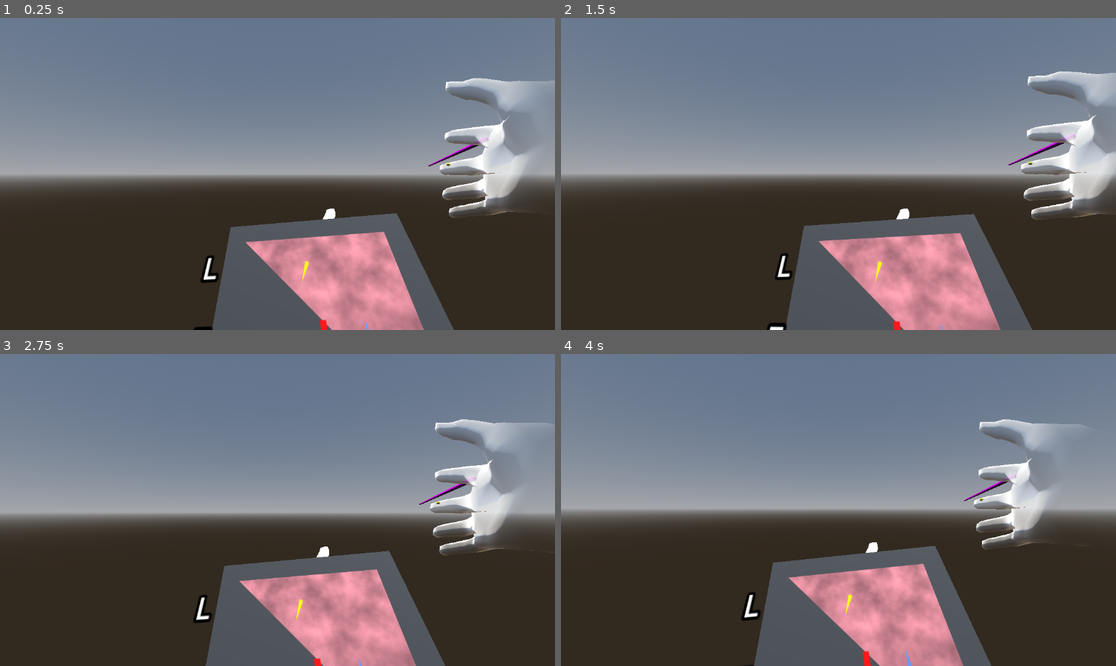
Above: before the commit, frames 1-4 (two rows, left to right).
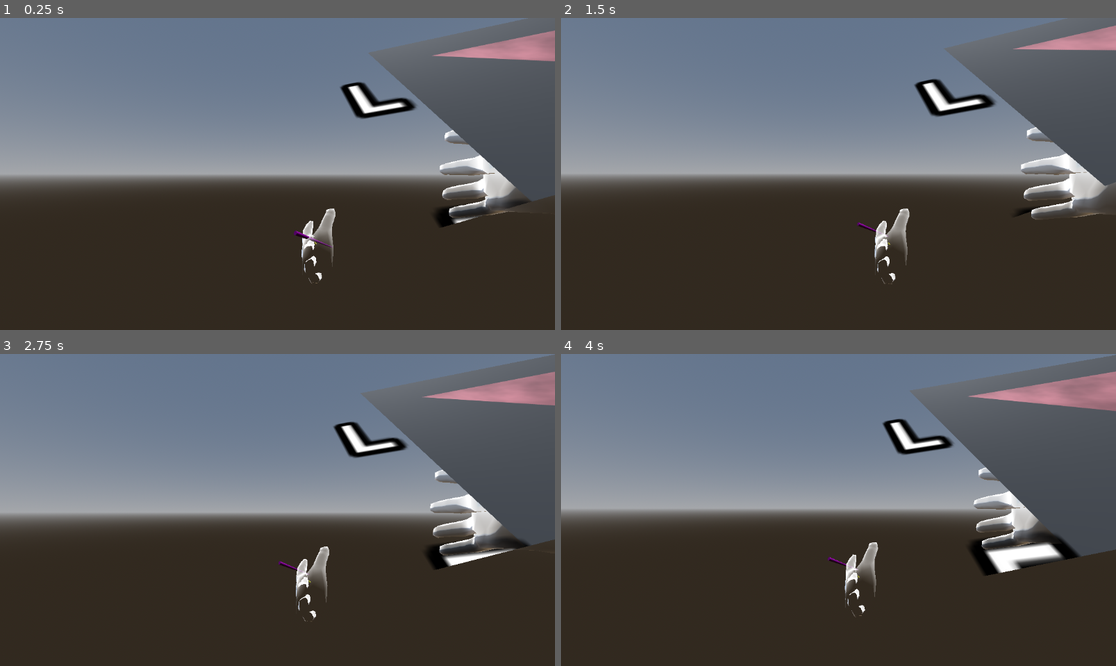
Above: after the commit, the same moments.

Repository: goatchurchprime/vrnailbar
Game: Godot game, scene res://main.tscn
Two runs of this game, one before a commit and one after it. Both use one fixed random seed, a clock stepped at 60 frames per second and the inputs below.
Inputs (mouse positions are in pixels of both pictures, inside the frame that each line leads up to):
- Up to frame 1 (0.25 s): no input
- Up to frame 2 (1.5 s): tap Enter at 0.5 s; move the mouse to (866, 174) at 0.52 s; hold W from 0.53 s (still down); tap P at 0.6 s; click (866, 174) at 0.67 s; tap Space at 1.25 s; move the mouse to (810, 174) at 1.27 s; tap 1 at 1.35 s
- Up to frame 3 (2.75 s): keep holding W; tap Enter at 2 s; move the mouse to (288, 503) at 2.02 s; tap 2 at 2.1 s
- Up to frame 4 (4 s): keep holding W; tap Space at 2.75 s; move the mouse to (832, 516) at 2.77 s; tap 3 at 2.85 s; click (832, 516) at 2.92 s; tap Enter at 3.5 s; move the mouse to (877, 513) at 3.52 s; tap 4 at 3.6 s

The runs differ from the first frame. In frame 1, 25% of the frame differs, in the area x 34-100%, y 0-100%; in frame 2, 24%; in frame 3, 26%; in frame 4, 29%, in the area x 32-100%, y 0-100%.
Error in both runs: Attempt to call function 'get_as_text' in base 'null instance' on a null instance. (res://addons/xr-autohandtracker/openxr_handdata.gd:68)

Commit message:
now programmed for lefties

Diff:
--- a/brush.gd
+++ b/brush.gd
@@ -4,28 +4,57 @@
 @onready var paintplane = get_node("/root/Main/ViewportMesh")
 @onready var viewportbrush = get_node("/root/Main/SubViewport/BrushPaint")
 
+@onready var brushtip = get_node("/root/Main/ViewportMesh/brushtip")
+@onready var brushlag = get_node("/root/Main/ViewportMesh/brushlag")
+
+var handheldtransform = null
+
 func colorcycle():
 	viewportbrush.icolor = (viewportbrush.icolor + 1) % len(viewportbrush.colorcycle)
 	viewportbrush.color = viewportbrush.colorcycle[viewportbrush.icolor]
 	$BrushAngle/BrushActual/MeshInstance3D.get_surface_override_material(0).albedo_color = viewportbrush.color
 
+var surfacecontact = false
 func _process(delta):
-	var brushtip = $BrushAngle/BrushActual.global_transform.origin
+	if handheldtransform != null:
+		if brushlag.visible:
+			transform = handheldtransform
+		else:
+			const freemovesmoothing = 0.1
+			transform = Transform3D(handheldtransform.basis, lerp(transform.origin, handheldtransform.origin, freemovesmoothing))
+		handheldtransform = null
+
+	var brushnose = $BrushAngle/BrushActual.global_transform.origin
 	var brushtail = $BrushAngle/BrushActual.global_transform.origin + $BrushAngle/BrushActual.global_transform.basis.z*0.1
 	var planeinv = paintplane.global_transform.affine_inverse()
-	var ppsca = paintplane.transform.basis.get_scale()
 
-	var bp0 = planeinv*brushtip
+	var bp0 = planeinv*brushnose
 	var bp1 = planeinv*brushtail
 	if bp0.z < 0 and bp1.z > 0:
 		var lam = inverse_lerp(bp0.z, bp1.z, 0.0)
-		var bpm = lerp(Vector2(bp0.x, bp0.y), Vector2(bp1.x, bp1.y), lam)
-		var bby = -Vector3(bp0.x - bpm.x, bp0.y - bpm.y, 0.0)
+		var lp0 = Vector2(bp0.x, bp0.y)
+		var lp1 = Vector2(bp1.x, bp1.y)
+		var bpm = lerp(lp0, lp1, lam)
+		var bby = -Vector3(lp0.x - bpm.x, lp0.y - bpm.y, 0.0)
 		var bbb = Basis(-Vector3(bby.y, -bby.x, 0.0).normalized(), bby, Vector3(0,0,1))
-		var bbm = Vector3((bp0.x + bpm.x)*0.5, (bp0.y + bpm.y)*0.5, 0.0)
-		paintplane.get_node("brushtip").transform = Transform3D(bbb, bbm)
-		paintplane.get_node("brushtip").visible = true
+		var bbm = Vector3((lp0.x + bpm.x)*0.5, (lp0.y + bpm.y)*0.5, 0.0)
+		brushtip.transform = Transform3D(bbb, bbm)
+		brushtip.visible = true
+
+		if not brushlag.visible:
+			brushlag.transform = brushtip.transform
+			brushlag.visible = true
+		else:
+			var ry = brushlag.transform.basis.y.length()*1.5
+			var vl = brushtip.transform.origin - brushlag.transform.origin
+			var vllen = vl.length()
+			var vlam = (vllen - ry)/vllen if vllen > ry else 0
+			brushlag.transform = Transform3D(brushtip.transform.basis, brushlag.transform.origin + vl*vlam)
+
+		#brushtip.transform.basis.y = bpm - lp0
+		#brushtip.transform.origin*2 = bpm + lp0
+		viewportbrush.brushpos(brushlag.transform.origin - brushlag.transform.basis.y*0.5, brushlag.transform.origin + brushlag.transform.basis.y*0.5, lp0 - lp1)
 	else:
-		paintplane.get_node("brushtip").visible = false
-
-	viewportbrush.brushpos(bp0, bp1)
+		brushtip.visible = false
+		if bp0.z > 0.02:
+			brushlag.visible = false
--- a/brushpaint.gd
+++ b/brushpaint.gd
@@ -3,25 +3,19 @@
 var colorcycle = [ Color.RED, Color.CYAN, Color.DARK_BLUE, Color.WHITE_SMOKE, Color.LAWN_GREEN ]
 var icolor = 0
 
-var width = 0.0
+@onready var sz = Vector2(get_parent().size.x, -get_parent().size.y)
+
 var color = Color.RED
 var p0 = Vector2()
-var p1 = Vector2()
-var sz = Vector2()
+var pm = Vector2()
+var pv = Vector2()
 
-func _ready():
-	sz = Vector2(get_parent().size.x, -get_parent().size.y)
-
-func brushpos(bp0, bp1):
-	if bp0.z < 0 and bp1.z > 0:
-		var lam = inverse_lerp(bp0.z, bp1.z, 0.0)
-		var bpm = lerp(Vector2(bp0.x, bp0.y), Vector2(bp1.x, bp1.y), lam)
-		#prints(lam)
-		p0 = Vector2(bp0.x, bp0.y)*sz
-		p1 = Vector2(bpm.x, bpm.y)*sz
-		width = (Vector2(bp1.x, bp1.y) - Vector2(bp0.x, bp0.y)).length()*sz.x*0.025
-		queue_redraw()
-		get_parent().render_target_update_mode = SubViewport.UPDATE_ONCE
+func brushpos(lp0, lpm, lpv):
+	p0 = Vector2(lp0.x, lp0.y)
+	pm = Vector2(lpm.x, lpm.y)
+	pv = lpv
+	queue_redraw()
+	get_parent().render_target_update_mode = SubViewport.UPDATE_ONCE
 
 func _draw():
-	draw_line(p0, p1, color, width, true)
+	draw_line(p0*sz, pm*sz, color, pv.length()*sz.x*0.025, true)
--- a/main.tscn
+++ b/main.tscn
@@ -36,12 +36,19 @@
 shader_parameter/orbbrightcolour = Color(1, 0, 0, 0.9)
 shader_parameter/orbdropoff = 0.03
 
+[sub_resource type="PrismMesh" id="PrismMesh_ur76b"]
+left_to_right = 0.0
+size = Vector3(0.02, 0.02, 0.02)
+
+[sub_resource type="StandardMaterial3D" id="StandardMaterial3D_8mqa1"]
+albedo_color = Color(0.820899, 0.424239, 0.124721, 1)
+
 [sub_resource type="SphereShape3D" id="SphereShape3D_gyay1"]
 radius = 0.005
 
-[sub_resource type="SphereMesh" id="SphereMesh_vnqdd"]
-radius = 0.002
-height = 0.004
+[sub_resource type="PrismMesh" id="PrismMesh_oag17"]
+left_to_right = 0.0
+size = Vector3(0.004, 0.004, 0.004)
 
 [sub_resource type="StandardMaterial3D" id="StandardMaterial3D_sq61f"]
 albedo_color = Color(1, 1, 0.0431373, 1)
@@ -91,11 +98,24 @@
 top_radius = 0.01
 bottom_radius = 0.001
 height = 1.0
+radial_segments = 8
+rings = 0
 
 [sub_resource type="StandardMaterial3D" id="StandardMaterial3D_y5nf6"]
 transparency = 1
 albedo_color = Color(0.533333, 0.443137, 0.301961, 0.592157)
 
+[sub_resource type="CylinderMesh" id="CylinderMesh_0rjes"]
+top_radius = 0.01
+bottom_radius = 0.001
+height = 1.0
+radial_segments = 8
+rings = 0
+
+[sub_resource type="StandardMaterial3D" id="StandardMaterial3D_x4m5v"]
+transparency = 1
+albedo_color = Color(0.24783, 0.526489, 0.336244, 0.592157)
+
 [sub_resource type="SphereMesh" id="SphereMesh_7pdvy"]
 radius = 0.1
 height = 0.2
@@ -147,7 +167,11 @@
 
 [node name="Hand_low_L" parent="XROrigin3D/XRController3DLeft" instance=ExtResource("2_1cyse")]
 
+[node name="mesh_Hand_low_L" parent="XROrigin3D/XRController3DLeft/Hand_low_L/Armature/Skeleton3D" index="0"]
+surface_material_override/0 = SubResource("ShaderMaterial_vq1j2")
+
 [node name="AutoHandtracker" parent="XROrigin3D/XRController3DLeft" instance=ExtResource("3_o0v7i")]
+visiblehandtrackskeleton = false
 enableautotracker = false
 
 [node name="XRController3DRight" type="XRController3D" parent="XROrigin3D"]
@@ -159,6 +183,10 @@
 [node name="mesh_Hand_low_R" parent="XROrigin3D/XRController3DRight/Hand_low_R/Armature/Skeleton3D" index="0"]
 surface_material_override/0 = SubResource("ShaderMaterial_vq1j2")
 
+[node name="MeshInstance3D" type="MeshInstance3D" parent="XROrigin3D/XRController3DRight/Hand_low_R"]
+mesh = SubResource("PrismMesh_ur76b")
+surface_material_override/0 = SubResource("StandardMaterial3D_8mqa1")
+
 [node name="AutoHandtracker" parent="XROrigin3D/XRController3DRight" instance=ExtResource("3_o0v7i")]
 visiblehandtrackskeleton = false
 enableautotracker = false
@@ -172,7 +200,7 @@
 shape = SubResource("SphereShape3D_gyay1")
 
 [node name="MeshInstance3D" type="MeshInstance3D" parent="Poke"]
-mesh = SubResource("SphereMesh_vnqdd")
+mesh = SubResource("PrismMesh_oag17")
 surface_material_override/0 = SubResource("StandardMaterial3D_sq61f")
 
 [node name="ElasticWire" type="Node3D" parent="."]
@@ -199,7 +227,6 @@
 script = ExtResource("2_0h3nx")
 
 [node name="BrushAngle" type="Node3D" parent="Brush"]
-transform = Transform3D(-0.173648, -0.416198, 0.892539, 0, 0.906308, 0.422618, -0.984808, 0.0733869, -0.157379, 0, 0, 0)
 
 [node name="BrushActual" type="Node3D" parent="Brush/BrushAngle"]
 
@@ -257,6 +284,12 @@
 [node name="Label3D" parent="ViewportMesh/ButtonL" index="0"]
 text = "L"
 
+[node name="ButtonR" parent="ViewportMesh" instance=ExtResource("9_66mbh")]
+transform = Transform3D(1, 0, 0, 0, 1, -2.98023e-08, 0, -2.98023e-08, 1, 0.590032, 0.218948, 0.0390518)
+
+[node name="Label3D" parent="ViewportMesh/ButtonR" index="0"]
+text = "R"
+
 [node name="ButtonP" parent="ViewportMesh" instance=ExtResource("9_66mbh")]
 transform = Transform3D(1, 0, 0, 0, 1, -2.98023e-08, 0, -2.98023e-08, 1, -0.567008, -0.413258, 0.00225759)
 
@@ -279,6 +312,12 @@
 transform = Transform3D(1, 0, 0, 0, 0.1, 0, 0, 0, 1, 0, 0, 0)
 mesh = SubResource("CylinderMesh_oymru")
 surface_material_override/0 = SubResource("StandardMaterial3D_y5nf6")
+
+[node name="brushlag" type="MeshInstance3D" parent="ViewportMesh"]
+transform = Transform3D(1, 0, 0, 0, 0.1, 0, 0, 0, 1, 0, 0, 0)
+visible = false
+mesh = SubResource("CylinderMesh_0rjes")
+surface_material_override/0 = SubResource("StandardMaterial3D_x4m5v")
 
 [node name="OmniLight3D" type="OmniLight3D" parent="."]
 transform = Transform3D(1, 0, 0, 0, 1, 0, 0, 0, 1, 0.317839, 1.71884, -0.779254)
@@ -340,6 +379,7 @@
 [connection signal="area_entered" from="Poke" to="XROrigin3D/OpenXRHandData/ObjectPositionsFromHands" method="_on_poke_area_entered"]
 [connection signal="area_exited" from="Poke" to="XROrigin3D/OpenXRHandData/ObjectPositionsFromHands" method="_on_poke_area_exited"]
 
+[editable path="XROrigin3D/XRController3DLeft/Hand_low_L"]
 [editable path="XROrigin3D/XRController3DRight/Hand_low_R"]
 [editable path="ViewportMesh/ButtonG"]
 [editable path="ViewportMesh/ButtonH"]
@@ -348,6 +388,7 @@
 [editable path="ViewportMesh/ButtonC"]
 [editable path="ViewportMesh/ButtonD"]
 [editable path="ViewportMesh/ButtonL"]
+[editable path="ViewportMesh/ButtonR"]
 [editable path="ViewportMesh/ButtonP"]
 [editable path="ViewportMesh/ButtonZ"]
 [editable path="ViewportMesh/ButtonE"]
--- a/object_positions_from_hands.gd
+++ b/object_positions_from_hands.gd
@@ -8,31 +8,45 @@
 @onready var bm = get_node("/root/Main/Brush")
 @onready var poke = get_node("/root/Main/Poke")
 @onready var elasticwire = get_node("/root/Main/ElasticWire")
-var brushfilter = 0.12
+var leftie = true
+
+func _ready():
+	if leftie:
+		var ba = bm.get_node("BrushAngle")
+		ba.rotation_degrees = Vector3(-25, -50, 0)
 
 var Nd = 1.0
 var vmlocked = false
 func _process(delta):
-	if htd.autohandleft and htd.autohandleft.handtrackingactive:
-		var wristringdistance = (htd.autohandleft.oxrktransRaw[OpenXRInterface.HAND_JOINT_RING_TIP].origin - htd.autohandleft.oxrktransRaw[OpenXRInterface.HAND_JOINT_WRIST].origin).length()
+	var autohanddominant = htd.autohandleft if leftie else htd.autohandright
+	var autohandsecondary = htd.autohandright if leftie else htd.autohandleft
+
+	if autohandsecondary and autohandsecondary.handtrackingactive:
+		var wristringdistance = (autohandsecondary.oxrktransRaw[OpenXRInterface.HAND_JOINT_RING_TIP].origin - autohandsecondary.oxrktransRaw[OpenXRInterface.HAND_JOINT_WRIST].origin).length()
 		if wristringdistance < 0.1:
-			var thumbtip = xro.transform*htd.autohandleft.oxrktransRaw[OpenXRInterface.HAND_JOINT_THUMB_TIP].origin
-			var indextip = xro.transform*htd.autohandleft.oxrktransRaw[OpenXRInterface.HAND_JOINT_INDEX_TIP].origin
-			var middletip = xro.transform*htd.autohandleft.oxrktransRaw[OpenXRInterface.HAND_JOINT_MIDDLE_TIP].origin
-			var vecindex = indextip - thumbtip
+			var thumbtip = xro.transform*autohandsecondary.oxrktransRaw[OpenXRInterface.HAND_JOINT_THUMB_TIP].origin
+			var indextip = xro.transform*autohandsecondary.oxrktransRaw[OpenXRInterface.HAND_JOINT_INDEX_TIP].origin
+			var middletip = xro.transform*autohandsecondary.oxrktransRaw[OpenXRInterface.HAND_JOINT_MIDDLE_TIP].origin
+			var vecindex = (indextip - thumbtip)
 			if not vmlocked:
-				var vecmiddle = middletip - thumbtip
+				var midtip = (thumbtip + indextip + middletip)/3.0
+				var vecmiddle = (middletip - thumbtip)
 				var bx = vecindex.normalized()
-				var bz = vecindex.cross(vecmiddle).normalized()
-				var by = bz.cross(bx)
-				var midtip = (thumbtip + indextip + middletip)/3.0
-				vm.transform = Transform3D(Basis(bx, -by, -bz)*(0.2), midtip)
+				if leftie:
+					var bz = -vecindex.cross(vecmiddle).normalized()
+					var by = bz.cross(bx)
+					vm.transform = Transform3D(Basis(bx, -by, bz)*(-0.2), midtip)
+				else:
+					var bz = vecindex.cross(vecmiddle).normalized()
+					var by = bz.cross(bx)
+					vm.transform = Transform3D(Basis(bx, -by, -bz)*(0.2), midtip)
+
 			elif vecindex.length() < 0.05:
 				elasticwire.endminuspos = (indextip + thumbtip)*0.5
 
 	else:
-		var pose = htd.autohandleft.xr_controllertracker.get_pose("aim") if htd.autohandleft.xr_controllertracker != null else null
-		var vmtransform = xro.transform*pose.transform if pose != null else htd.autohandleft.xr_controller_node.global_transform
+		var pose = autohandsecondary.xr_controllertracker.get_pose("aim") if autohandsecondary.xr_controllertracker != null else null
+		var vmtransform = xro.transform*pose.transform if pose != null else autohandsecondary.xr_controller_node.global_transform
 		vmtransform.origin += vmtransform.basis.z*0.1
 		vmtransform.basis = vmtransform.basis.rotated(Vector3(1,0,0), deg_to_rad(-45))
 		vmtransform.basis = vmtransform.basis.scaled(Vector3(0.25,0.25,0.25))
@@ -41,15 +55,15 @@
 		else:
 			elasticwire.endminuspos = vmtransform.origin
 
-	if htd.autohandright and htd.autohandright.handtrackingactive and htd.autohandright.handtrackingsource != htd.autohandright.HAND_TRACKED_SOURCE_CONTROLLER:
-		var indextip = xro.transform*htd.autohandright.oxrktransRaw[OpenXRInterface.HAND_JOINT_INDEX_TIP].origin
-		var thumbtip = xro.transform*htd.autohandright.oxrktransRaw[OpenXRInterface.HAND_JOINT_THUMB_TIP].origin
-		var backpos = xro.transform*htd.autohandright.oxrktransRaw[OpenXRInterface.HAND_JOINT_LITTLE_PROXIMAL].origin
+	if autohanddominant and autohanddominant.handtrackingactive and autohanddominant.handtrackingsource != autohanddominant.HAND_TRACKED_SOURCE_CONTROLLER:
+		var indextip = xro.transform*autohanddominant.oxrktransRaw[OpenXRInterface.HAND_JOINT_INDEX_TIP].origin
+		var thumbtip = xro.transform*autohanddominant.oxrktransRaw[OpenXRInterface.HAND_JOINT_THUMB_TIP].origin
+		var backpos = xro.transform*autohanddominant.oxrktransRaw[OpenXRInterface.HAND_JOINT_LITTLE_PROXIMAL].origin
 		var vecwristtip = (indextip - backpos).normalized()
-		poke.transform.origin = indextip
-		var rahbasis = (xro.transform*htd.autohandright.handnode.transform).basis
+		var rahbasis = (autohanddominant.handnode.transform).basis
+		poke.transform = Transform3D(rahbasis, indextip)
 		if not elasticwire.visible:
-			bm.transform = Transform3D(rahbasis, lerp(bm.transform.origin, indextip, brushfilter))
+			bm.handheldtransform = Transform3D(rahbasis, indextip)
 		else:
 			var vecindex = indextip - thumbtip
 			if vecindex.length() < 0.05:
@@ -57,12 +71,12 @@
 				elasticwire.endplusbasis = rahbasis
 
 	else:
-		var pose = htd.autohandright.xr_controllertracker.get_pose("aim") if htd.autohandright.xr_controllertracker != null else null
-		var bmtransform = xro.transform*pose.transform if pose != null else htd.autohandright.xr_controller_node.global_transform
+		var pose = autohanddominant.xr_controllertracker.get_pose("aim") if autohanddominant.xr_controllertracker != null else null
+		var bmtransform = xro.transform*pose.transform if pose != null else autohanddominant.xr_controller_node.global_transform
 		bmtransform.origin += bmtransform.basis.z*(-0.2)
 		poke.transform.origin = bmtransform.origin + bmtransform.basis.z*(0.05)
 		if not elasticwire.visible:
-			bm.transform = bmtransform
+			bm.handheldtransform = bmtransform
 		else:
 			elasticwire.endpluspos = bmtransform.origin
 			elasticwire.endplusbasis = bmtransform.basis
@@ -74,7 +88,7 @@
 		if not elasticwire.visible:
 			ba.rotation_degrees.x += 5
 		else:
-			elasticwire.get_node("Rod/Marker").position.z -= 0.05
+			elasticwire.get_nodeleftie("Rod/Marker").position.z -= 0.05
 	if t == "H":
 		if not elasticwire.visible:
 			ba.rotation_degrees.x -= 5
@@ -95,6 +109,9 @@
 		bm.colorcycle()
 	if t == "E":
 		elasticwire.visible = pressed
+	if t == "R":
+		leftie = not pressed
+
 	if t == "Z":
 		get_node("/root/Main/SubViewport").render_target_clear_mode = SubViewport.CLEAR_MODE_ONCE
 		get_node("/root/Main/SubViewport/Background").visible = true
@@ -104,7 +121,7 @@
 
 
 
-const modalletters = [ "L", "E" ]
+const modalletters = [ "L", "E", "R" ]
 func _on_poke_area_entered(area):
 	print("_on_poke_area_entered ", area)
 	var lab = area.get_node_or_null("Label3D")
Not shown: 1 places in main.tscn that only renumber resources
